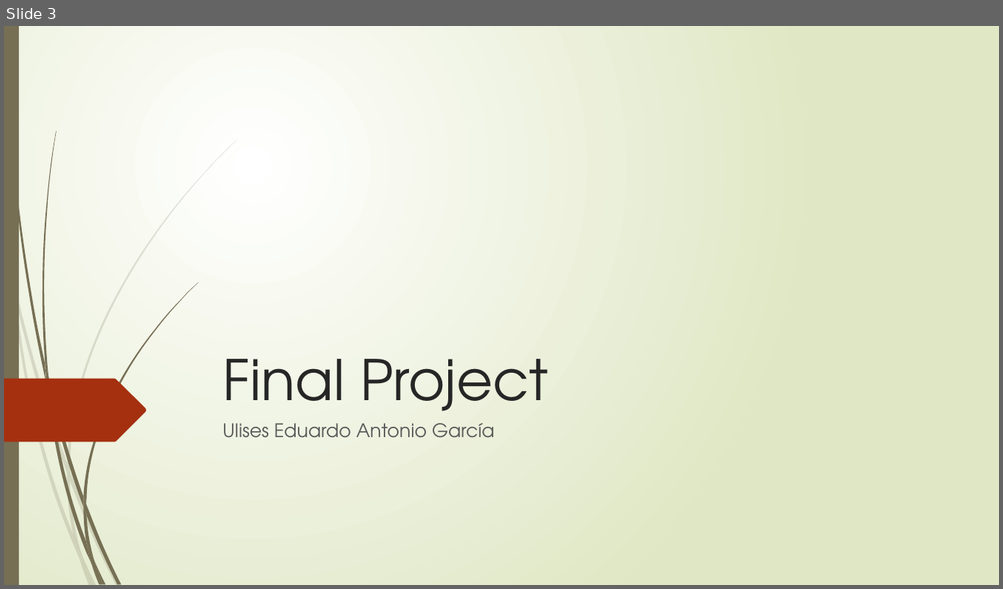
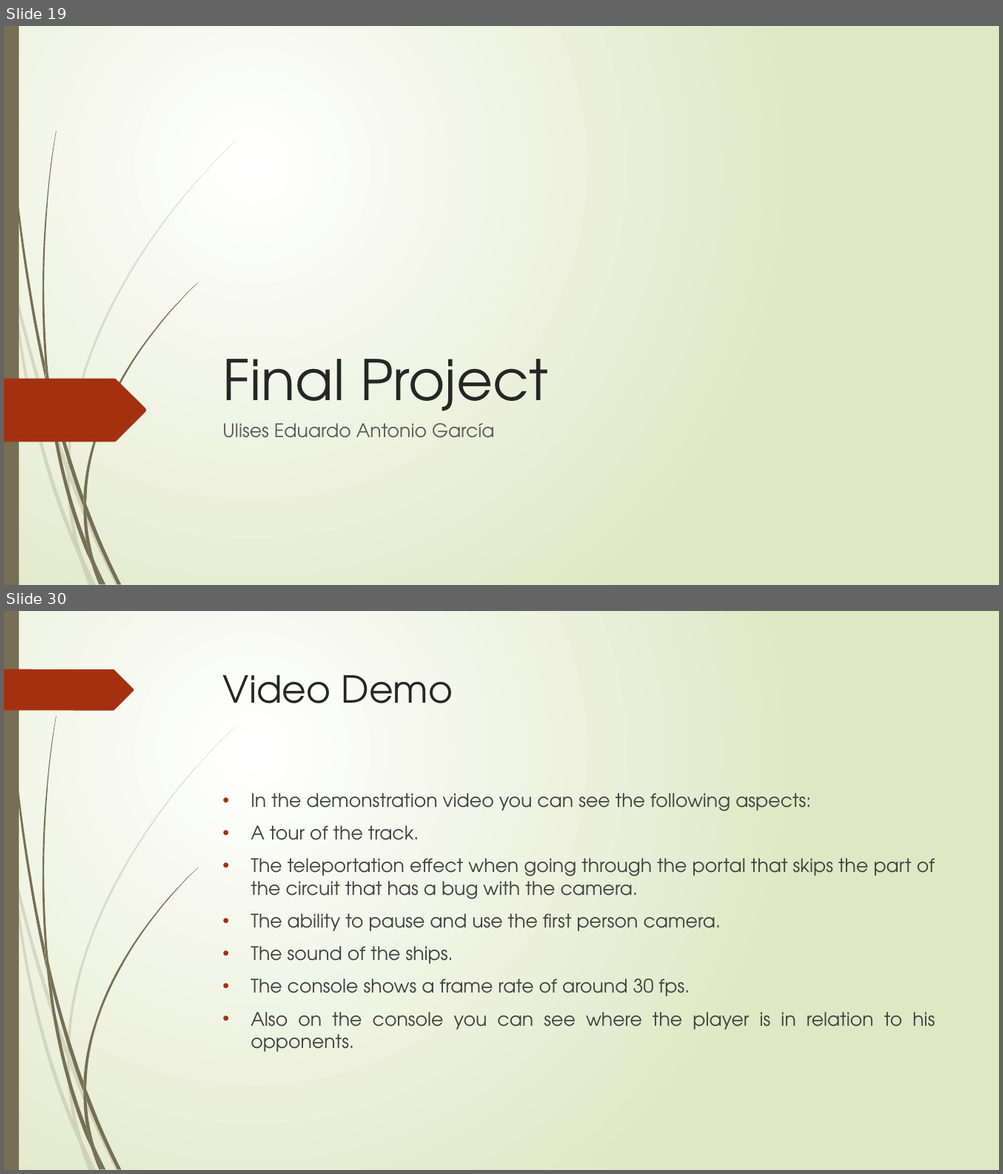
Before and after one commit to gitloot/ComputacionGraficaAvanzada, a slide deck: DocumentacionProyecto/PresentacionES_EN.pptx. Shown one above the other, each under a label of ours: slide 3 before the commit, slides 19 and 30 after it; the slides between them are not shown. The pictures are 1003x589 and 1003x1174 pixels, drawn with LibreOffice and Linux fonts; fonts in the diff are those of the drawing. Boxes give left, top, right and bottom in pixels: in the first picture for what was removed or moved away, otherwise in the second. Text is boxed around its words. In the diff, an @@ line names an element or a change of style, - is before the commit and + after.

```diff
--- a/DocumentacionProyecto/PresentacionES_EN.pptx
+++ b/DocumentacionProyecto/PresentacionES_EN.pptx
@@ slide 30 added at <box>4,611,999,1170</box>, background gradient #FFFFFF to #DFE8C4; not listed: 23 template elements that a slide beside it also shows @@
@@ freeform shape added at <box>4,669,134,710</box>, fill #A53010 @@
@@ title added at <box>223,675,453,703</box>, 36 pt, text #262626 @@
+Video Demo
@@ text added at <box>250,793,934,1052</box>, 18 pt, text #404040 @@
+• In the demonstration video you can see the following aspects:
+• A tour of the track.
+• The teleportation effect when going through the portal that skips the part of the circuit that has a bug with the camera.
+• The ability to pause and use the first person camera.
+• The sound of the ships.
+• The console shows a frame rate of around 30 fps.
+• Also on the console you can see where the player is in relation to his opponents.
@@ what was slide 3 is now slide 19 @@
```
Also in this commit, not shown: 33 other slides added, 1 slide removed, 1 other file.
